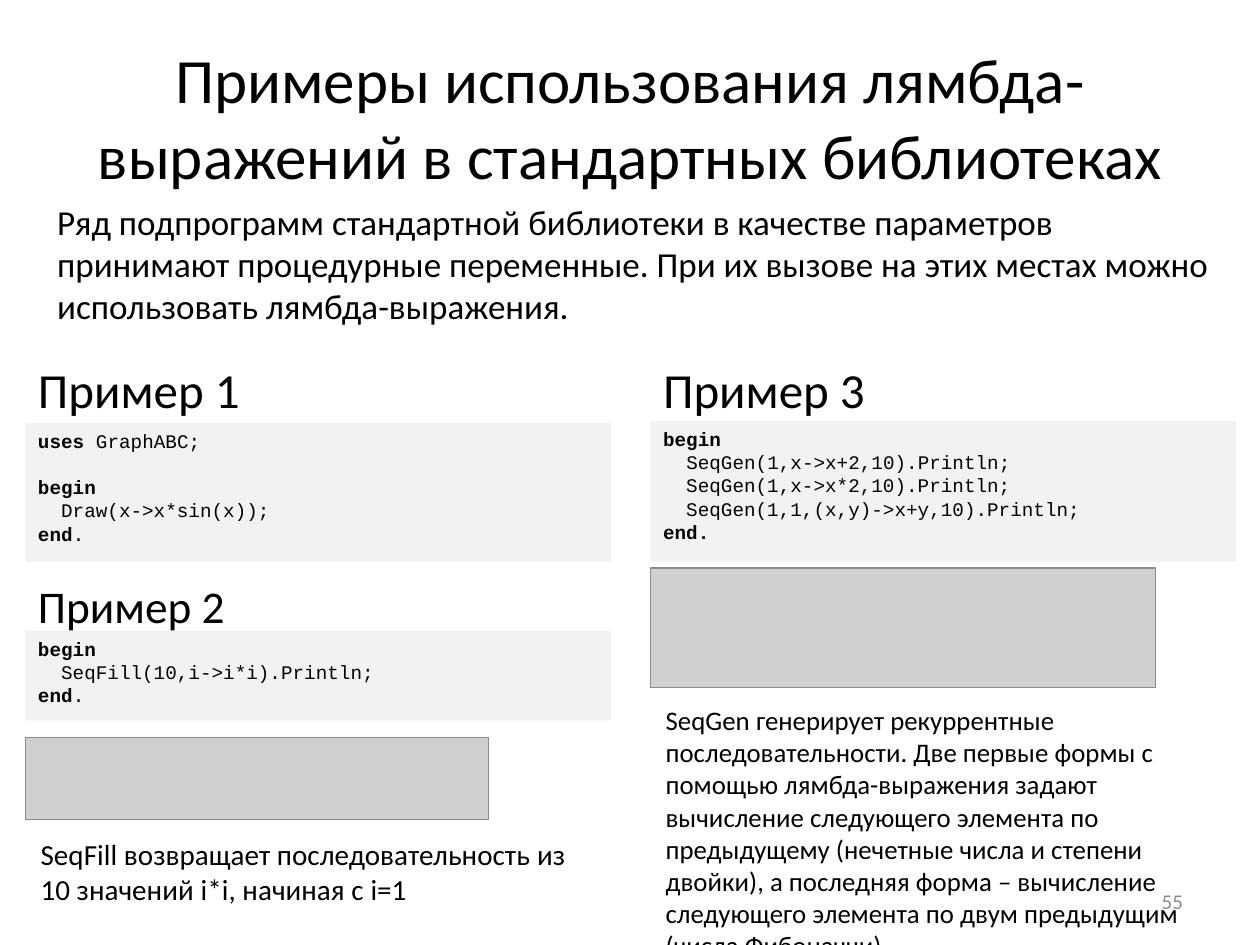
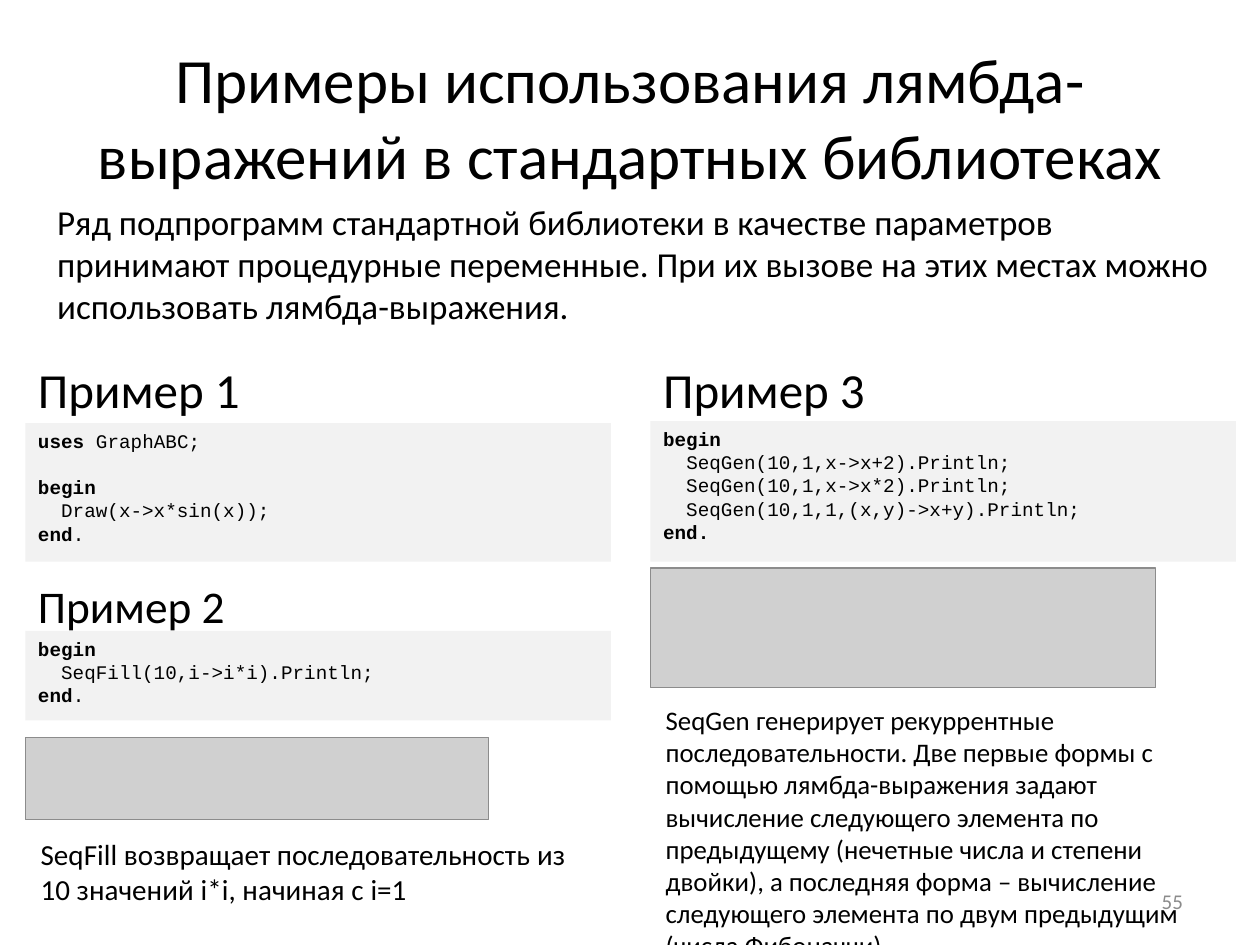
Before and after one commit to pascalabcnet/pascalabcnet, a slide deck: slide 55 of _Presentations/2015 New Features/PascalABC.NET 2015.pptx. Drawn at 1260x945 pixels with LibreOffice and Linux fonts; fonts in the diff are those of the drawing; grey boxes stand for pictures. Boxes give left, top, right and bottom in pixels: in the first picture for what was removed or moved away, otherwise in the second. Text is boxed around its words. In the diff, an @@ line names an element or a change of style, - is before the commit and + after.

```diff
--- a/_Presentations/2015 New Features/PascalABC.NET 2015.pptx
+++ b/_Presentations/2015 New Features/PascalABC.NET 2015.pptx
@@ text in rectangle at (686, 456, 1080, 520): text changed @@
-SeqGen(1,x->x+2,10).Println;
-SeqGen(1,x->x*2,10).Println;
-SeqGen(1,1,(x,y)->x+y,10).Println;
+SeqGen(10,1,x->x+2).Println;
+SeqGen(10,1,x->x*2).Println;
+SeqGen(10,1,1,(x,y)->x+y).Println;
```
Also in this commit, not shown: 1 other slide changed, 2 other files.
